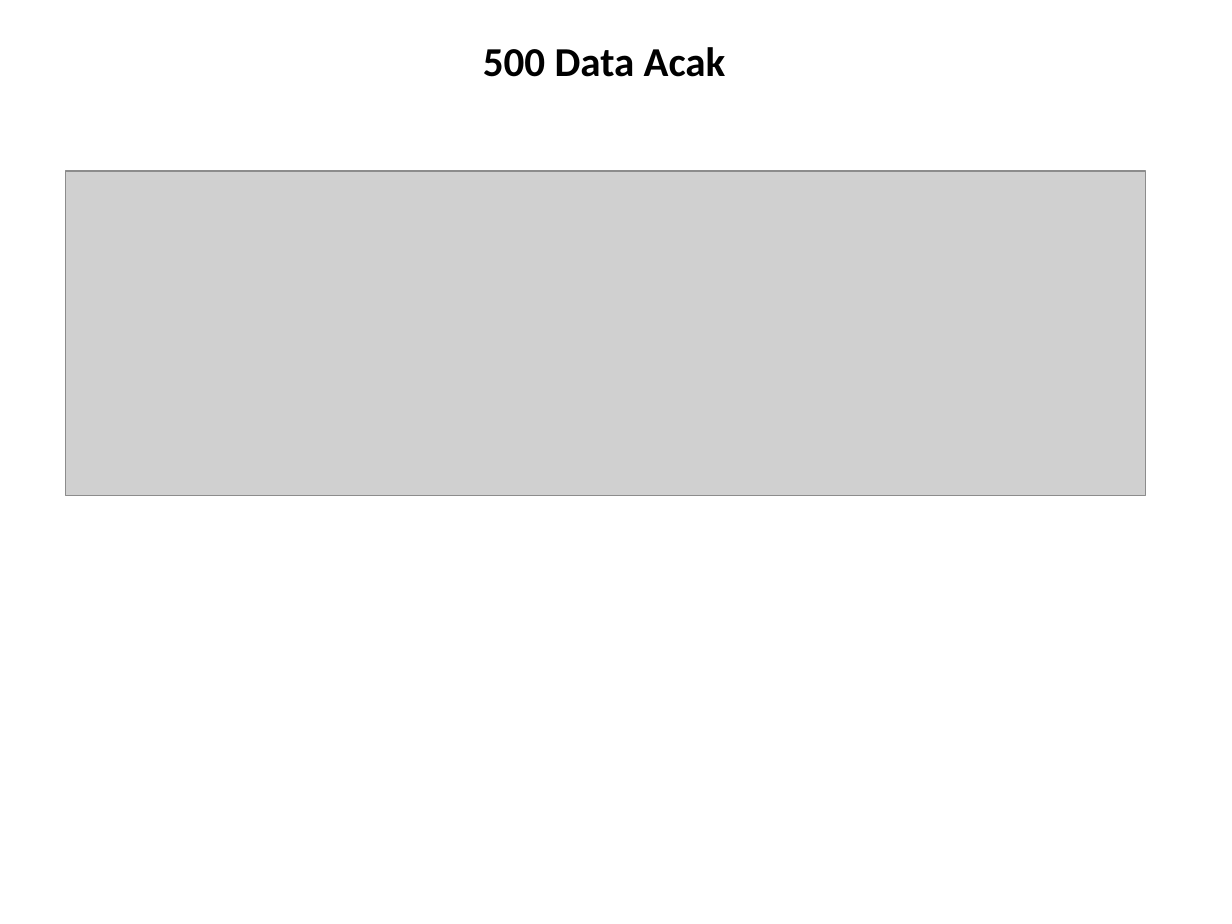
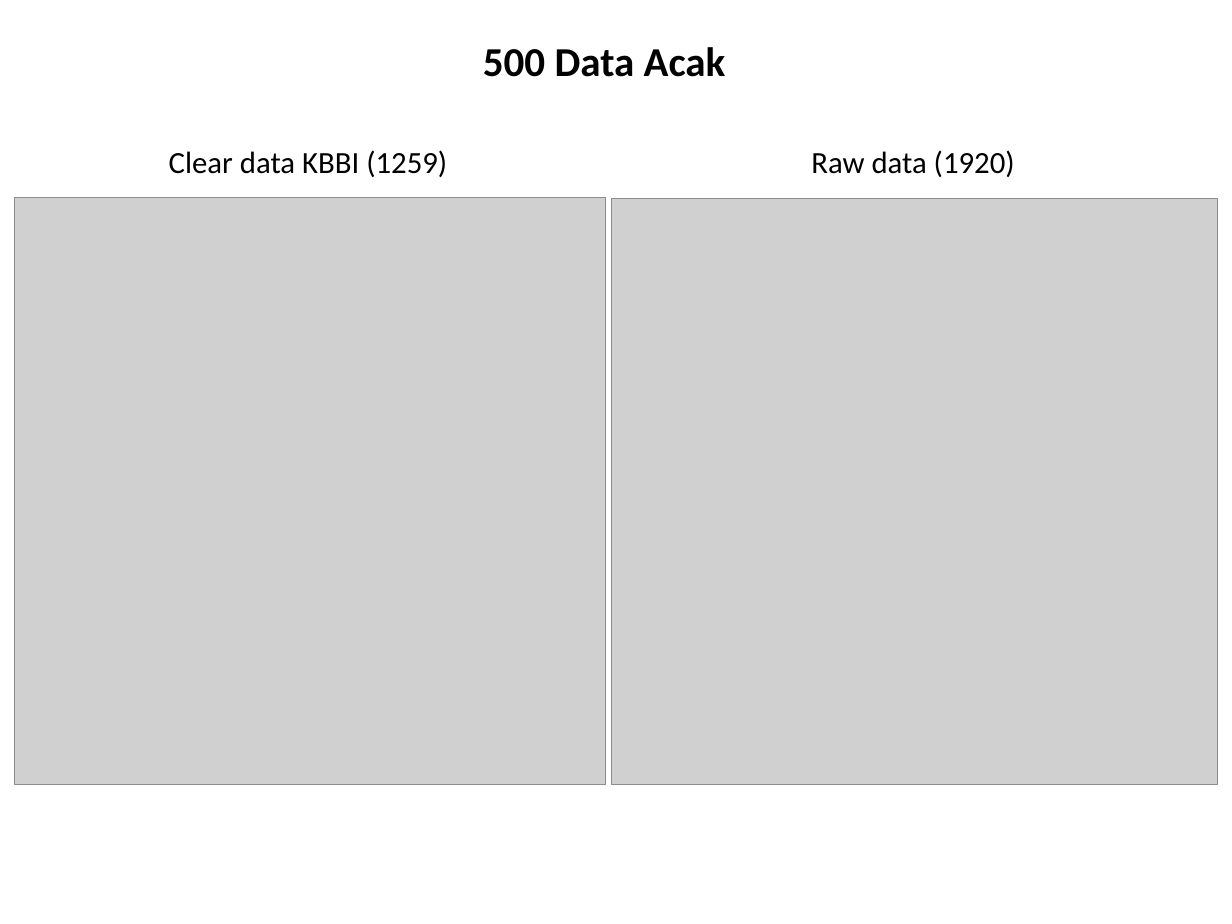
Before and after one commit to elizajasin/documents_classification_ANN, a slide deck: slide 3 of hasil ANN.pptx. Drawn at 1232x924 pixels with LibreOffice and Linux fonts; fonts in the diff are those of the drawing; grey boxes stand for pictures. Boxes give left, top, right and bottom in pixels: in the first picture for what was removed or moved away, otherwise in the second. Text is boxed around its words. In the diff, an @@ line names an element or a change of style, - is before the commit and + after.

Commit message:
test kbbi

```diff
--- a/hasil ANN.pptx
+++ b/hasil ANN.pptx
@@ picture removed at (x1=65, y1=171, x2=1146, y2=495) @@
@@ text added at (x1=169, y1=150, x2=447, y2=177), 18 pt, text #000000 @@
+Clear data KBBI (1259)
@@ text added at (x1=811, y1=150, x2=1015, y2=177), 18 pt, text #000000 @@
+Raw data (1920)
@@ picture added at (x1=15, y1=198, x2=606, y2=785) @@
@@ picture added at (x1=612, y1=198, x2=1218, y2=785) @@
```
Also in this commit, not shown: 9 other files.
